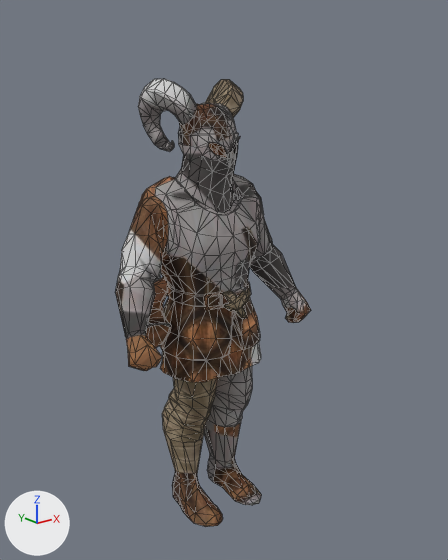
Renders of the glTF model public/assets/unit-models/47-einheri.glb from each side of a commit.
Before and after are seen from a camera (50 mm lens) standing at (-2.31, -3.02, 2.81) and looking at (0.08, -0.03, 1.61). Lighting does not change. The marker at lower left points along +X, +Y and +Z. The older version comes first. Mesh edges are drawn as thin lines. Vertices at exactly the same position are counted once.
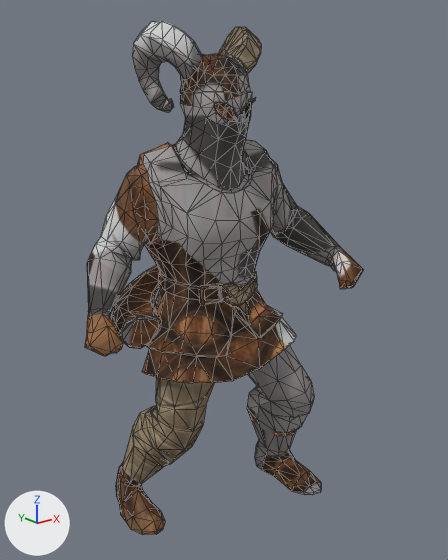
What the commit changed:
me_mesh_0 is used by ob_mesh_0; location (0.0, 0.0, 0.0).
me_mesh_0 had 1441 vertices, 2731 faces and spanned x -0.72..0.72, y -0.3..0.41, z 0.0..2.85.
me_mesh_0 now has 1441 vertices, 2731 faces and spans x -0.86..0.94, y -0.53..0.5, z 0.0..3.15.
me_mesh_0 part 1: the loose piece of 89 vertices spanning x 0.08..0.33, y -0.03..0.37, z 2.43..2.85 is multiplied about its middle by the matrix ((1.178, 0.066, -0.003), (-0.066, 1.177, -0.054), (0.0, 0.054, 1.179)), then moved by (0.04, -0.08, 0.27).
me_mesh_0 part 2: the loose piece of 88 vertices spanning x -0.33..-0.08, y -0.03..0.37, z 2.43..2.85 is multiplied about its middle by the matrix ((1.178, 0.066, -0.003), (-0.066, 1.177, -0.054), (0.0, 0.054, 1.179)), then moved by (-0.03, -0.05, 0.27).
me_mesh_0 part 3: the loose piece of 76 vertices spanning x -0.53..0.08, y 0.0..0.41, z 1.23..1.66 is turned -3.2 degrees about the z axis through its middle and scaled by 1.18, then moved by (-0.03, 0.05, 0.05).
me_mesh_0 part 4: the loose piece of 83 vertices spanning x -0.12..0.12, y -0.18..0.02, z 2.36..2.55 is multiplied about its middle by the matrix ((1.178, 0.066, -0.003), (-0.066, 1.177, -0.054), (0.0, 0.054, 1.179)), then moved by (-0.01, -0.1, 0.22).
me_mesh_0 part 5: the loose piece of 24 vertices spanning x -0.19..-0.07, y -0.22..-0.17, z 1.51..1.61 is scaled about its middle by (1.16, 1.28, 1.16), then moved by (-0.04, -0.02, 0.06).
me_mesh_0 part 6: 1081 of 1441 vertices moved; they spanned x -0.72..0.72, y -0.3..0.35, z 0.0..2.71 and now span x -0.86..0.94, y -0.53..0.5, z 0.0..2.98; mean shift (0.02, -0.04, 0.12); largest move (0.67, -0.08, 1.25) -> (0.94, -0.39, 1.55).

Location of each change, (x1, y1, x2, y2) in pixels of the pictures (448 x 560 px; the box of a moved part takes in the faces that stretch with it):
'Mesh_0', reshaped (42% wider, 15% taller)
    before: (115, 79, 311, 527)
    after: (85, 21, 363, 535)
part 1 of me_mesh_0, moved or reshaped
    before: (205, 79, 243, 140)
    after: (218, 27, 261, 103)
part 2 of me_mesh_0, moved or reshaped
    before: (138, 79, 197, 152)
    after: (132, 21, 202, 113)
part 3 of me_mesh_0, moved or reshaped
    before: (146, 277, 171, 348)
    after: (112, 265, 162, 349)
part 4 of me_mesh_0, moved or reshaped
    before: (209, 143, 233, 158)
    after: (214, 102, 245, 122)
part 5 of me_mesh_0, moved or reshaped
    before: (204, 292, 223, 311)
    after: (199, 284, 222, 305)
part 6 of me_mesh_0, moved or reshaped
    before: (115, 103, 311, 527)
    after: (85, 53, 363, 535)
